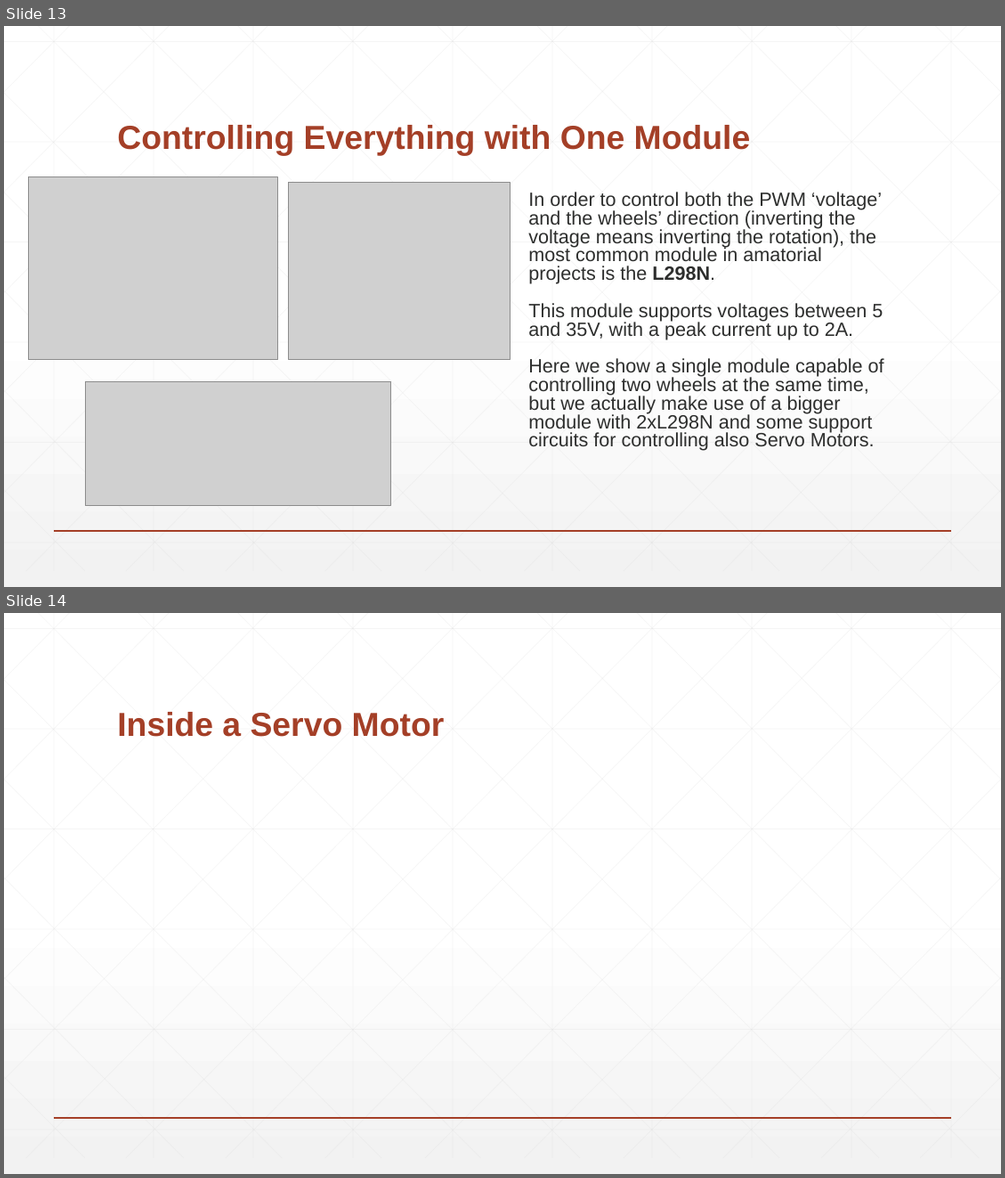
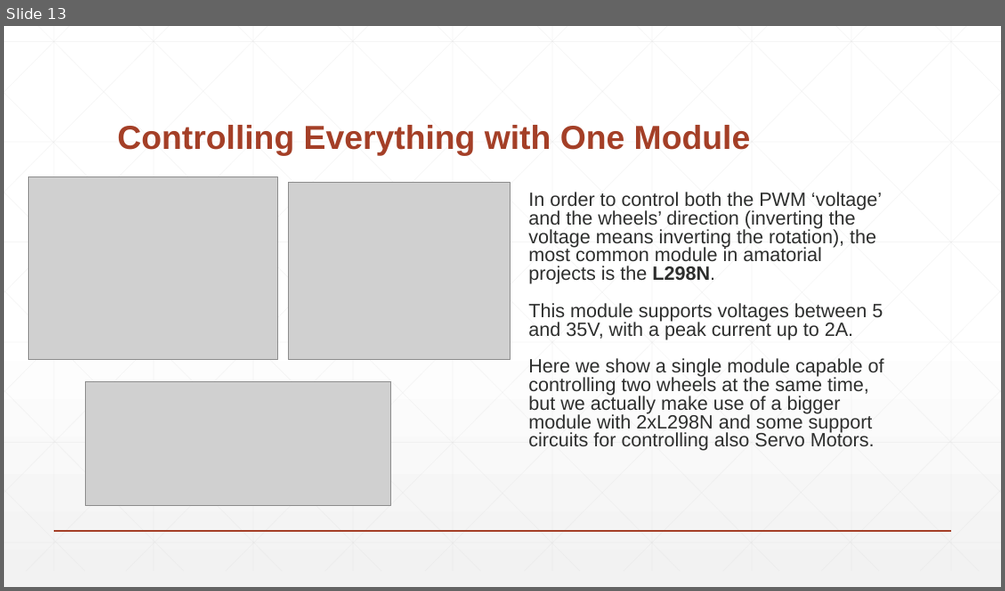
Before and after one commit to filippocastelli/uolli, a slide deck: Hardware_description.pptx. Shown one above the other, each under a label of ours: slides 13 and 14 before the commit, slide 13 after it. The pictures are 1005x1178 and 1005x591 pixels, drawn with LibreOffice and Linux fonts; fonts in the diff are those of the drawing; grey boxes stand for pictures. Boxes give left, top, right and bottom in pixels: in the first picture for what was removed or moved away, otherwise in the second. Text is boxed around its words. In the diff, an @@ line names an element or a change of style, - is before the commit and + after.

```diff
--- a/Hardware_description.pptx
+++ b/Hardware_description.pptx
@@ slide 14 removed at <box>4,613,1001,1174</box>, background gradient #FFFFFF to #F2F2F2; not listed: 47 template elements that a slide beside it also shows @@
@@ title removed at <box>117,712,445,737</box> @@
-Inside a Servo Motor
```
Also in this commit, not shown: 4 slides changed, 2 slides added, 2 other slides removed.
